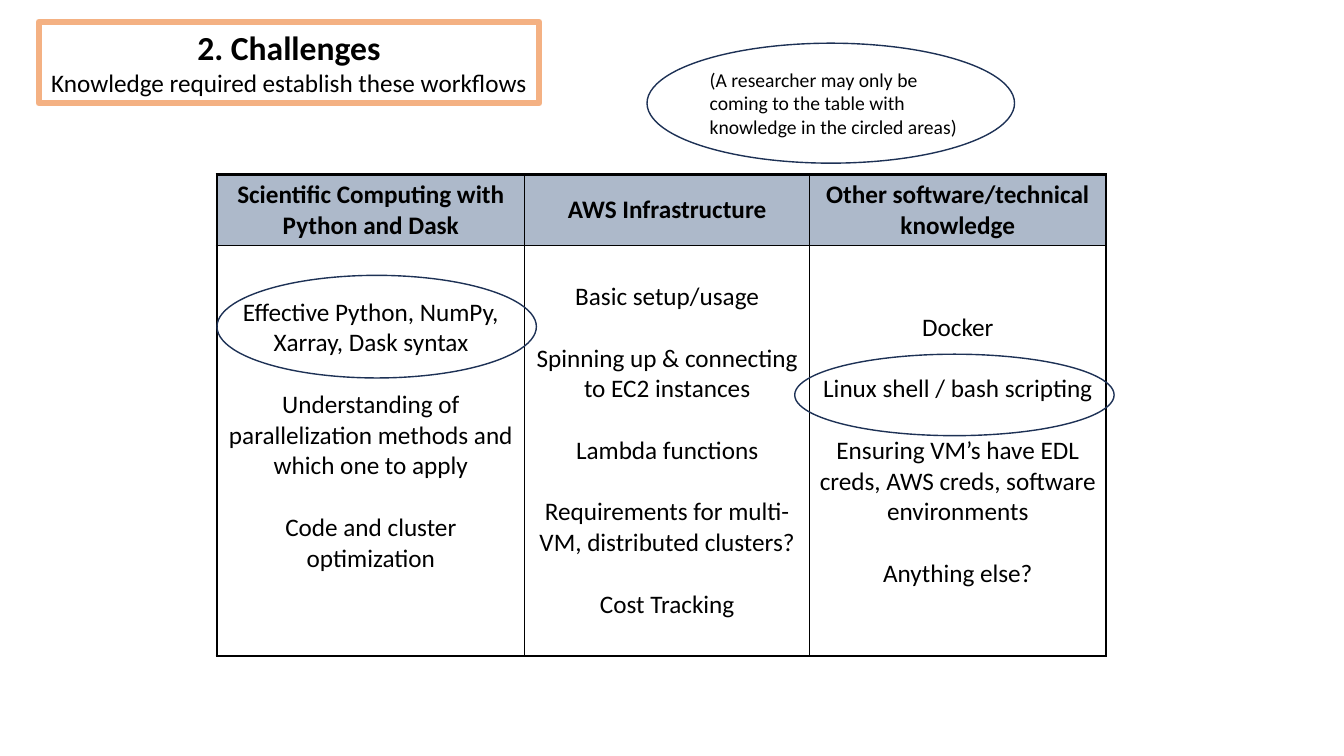
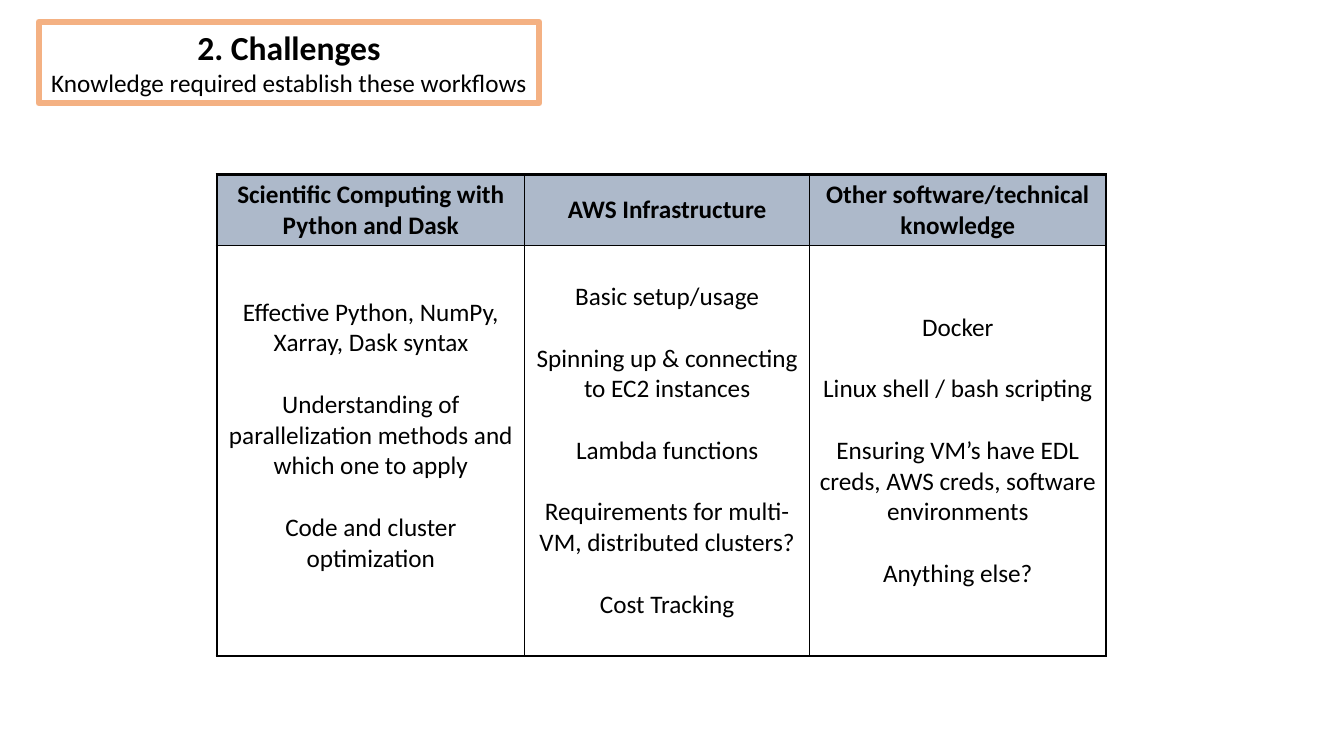
Before and after one commit to DeanHenze/cloud_earthdata, a slide deck: slide 11 of coiled/Coiled_presentation.pptx. Drawn at 1344x756 pixels with LibreOffice and Linux fonts; fonts in the diff are those of the drawing. Boxes give left, top, right and bottom in pixels: in the first picture for what was removed or moved away, otherwise in the second. Text is boxed around its words. In the diff, an @@ line names an element or a change of style, - is before the commit and + after.

```diff
--- a/coiled/Coiled_presentation.pptx
+++ b/coiled/Coiled_presentation.pptx
@@ ellipse removed at (647,43,1015,163) @@
@@ text removed at (710,73,957,138) @@
-(A researcher may only be coming to the table with knowledge in the circled areas)
@@ ellipse removed at (217,275,536,378) @@
@@ ellipse removed at (795,354,1114,436) @@
```
Also in this commit, not shown: 4 other slides changed, 1 slide added, 3 other files.
